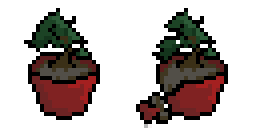
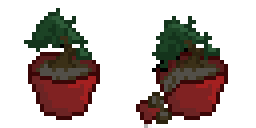
Before/after of a w=256, h=128 layered artwork. What changed in the layer stack:
removed layer "Lager 5" over bbox(136, 72, 180, 124)
painted on "Lager 4" over bbox(136, 8, 228, 124)
painted on "Lager 3" over bbox(24, 8, 100, 120)
